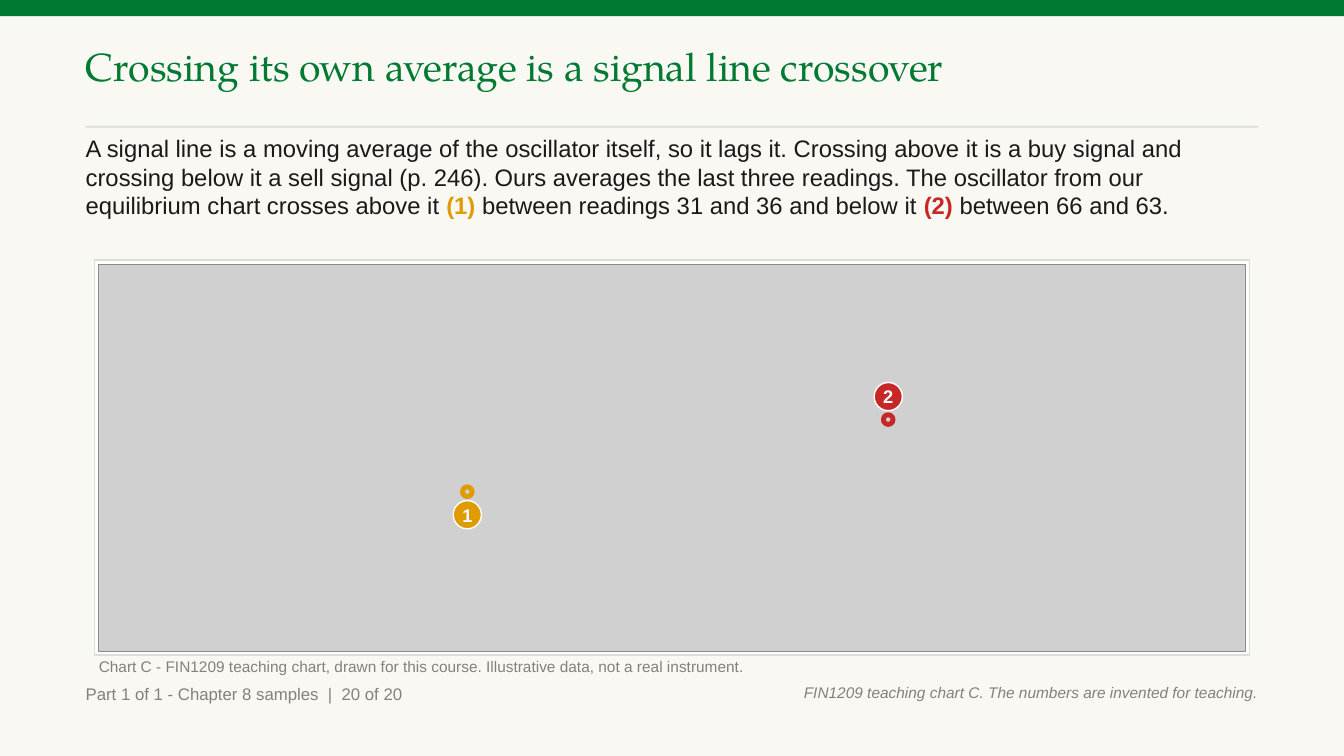
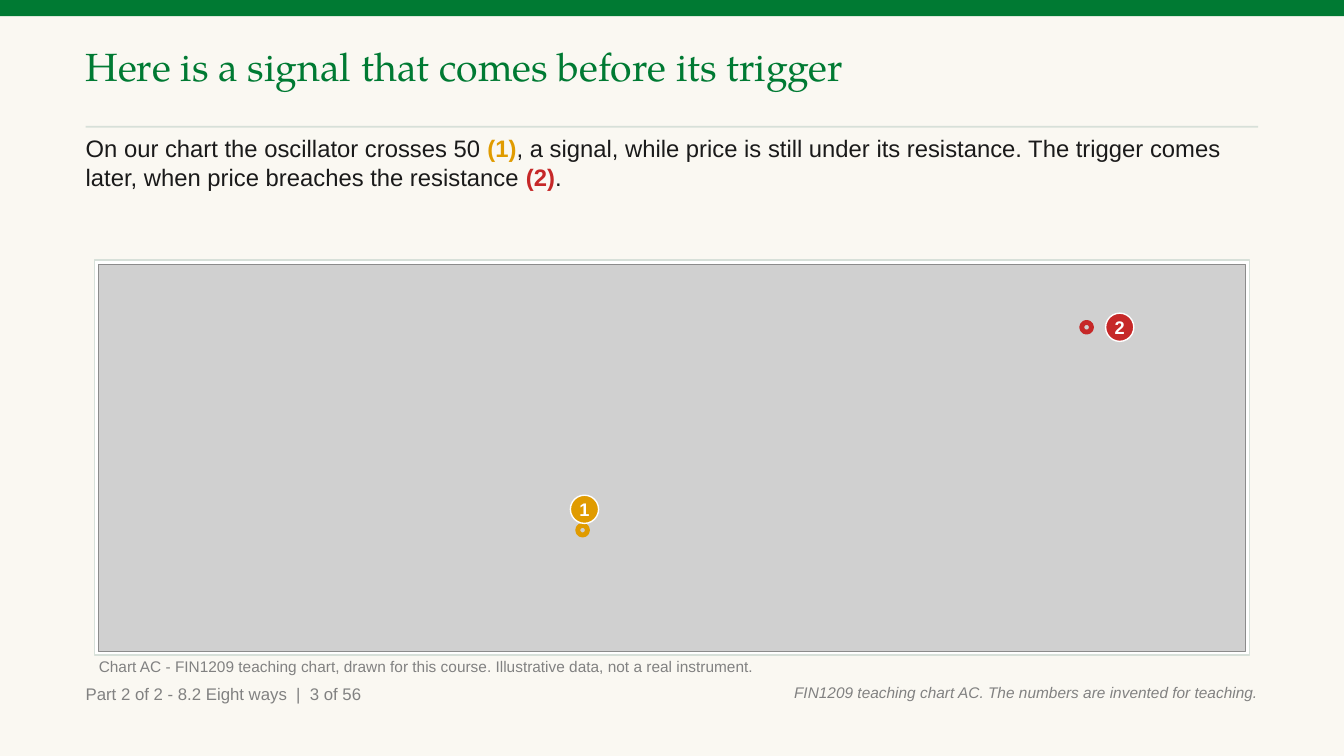
Before and after one commit to benjiesotelo-sudo/Telos_FIN1209, a slide deck: slide 65 of chapter-08/FIN1209-Chapter-08.pptx (slide 24 before the commit). Drawn at 1344x756 pixels with LibreOffice and Linux fonts; fonts in the diff are those of the drawing; grey boxes stand for pictures. Boxes give left, top, right and bottom in pixels: in the first picture for what was removed or moved away, otherwise in the second. Text is boxed around its words. In the diff, an @@ line names an element or a change of style, - is before the commit and + after.

Commit message:
Chapter 8 Part A: 132 slides written by hand (8.1 and 8.2), 11 checks, 40 charts of ours, student edition and run card

```diff
--- a/chapter-08/FIN1209-Chapter-08.pptx
+++ b/chapter-08/FIN1209-Chapter-08.pptx
@@ text at (86, 52, 844, 92): text changed @@
-Crossing its own average is a signal line crossover
+Here is a signal that comes before its trigger
@@ text at (86, 139, 1220, 191): text changed @@
-A signal line is a moving average of the oscillator itself, so it lags it. Crossing above it is a buy signal and crossing below it a sell signal (p. 246). Ours averages the last three readings. The oscillator from our equilibrium chart crosses above it (1) between readings 31 and 36 and below it (2) between 66 and 63.
+On our chart the oscillator crosses 50 (1), a signal, while price is still under its resistance. The trigger comes later, when price breaches the resistance (2).
@@ ellipse: place and size @@
-ellipse at (883, 414, 893, 424)
+ellipse at (1082, 323, 1092, 333)
@@ ellipse "2": place and size @@
-ellipse "2" at (874, 382, 902, 410)
+ellipse "2" at (1106, 314, 1134, 342)
@@ ellipse "1": place and size @@
-ellipse "1" at (454, 501, 482, 529)
+ellipse "1" at (571, 495, 599, 523)
@@ ellipse: place and size @@
-ellipse at (463, 487, 473, 497)
+ellipse at (578, 525, 588, 535)
@@ text at (86, 688, 361, 704): text changed @@
-Part 1 of 1 - Chapter 8 samples | 20 of 20
+Part 2 of 2 - 8.2 Eight ways | 3 of 56
@@ text at (99, 661, 752, 675): text changed @@
-Chart C - FIN1209 teaching chart, drawn for this course. Illustrative data, not a real instrument.
+Chart AC - FIN1209 teaching chart, drawn for this course. Illustrative data, not a real instrument.
@@ text at (794, 687, 1258, 701): text changed @@
-FIN1209 teaching chart C. The numbers are invented for teaching.
+FIN1209 teaching chart AC. The numbers are invented for teaching.
```
Also in this commit, not shown: 19 other slides changed, 111 slides added, 5 slides removed, 12 other files.
